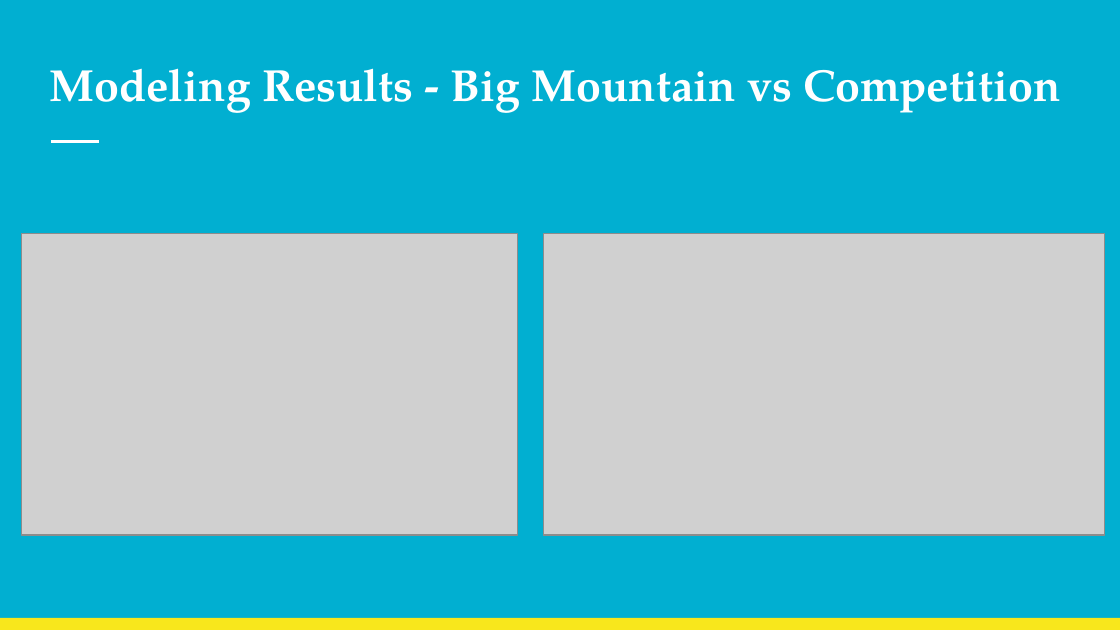
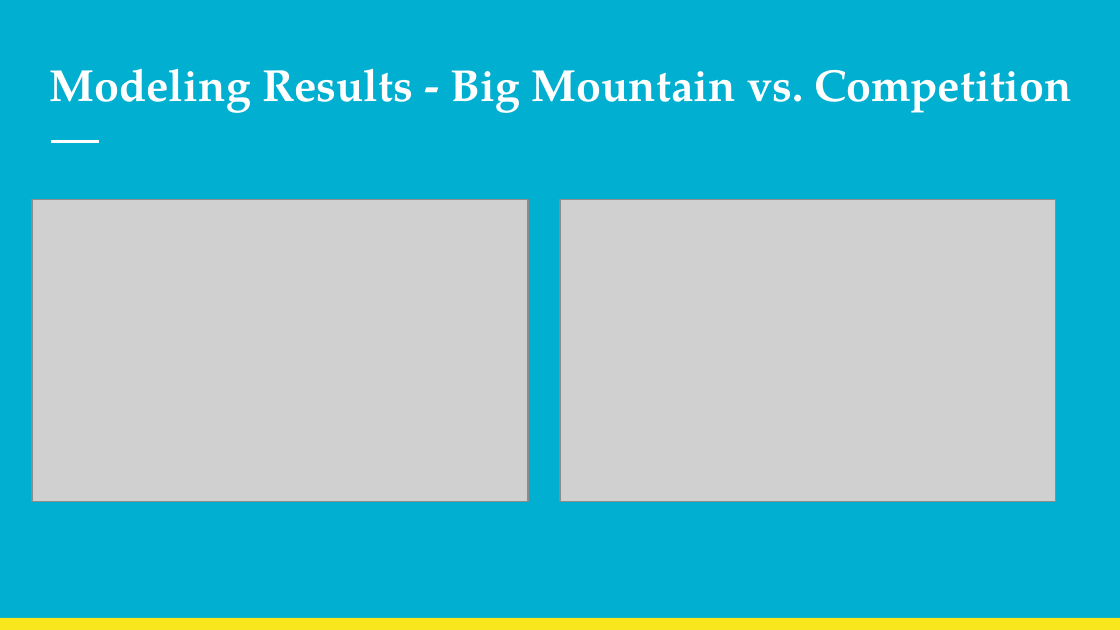
Before and after one commit to benjaminbellman/DataScienceGuidedCapstone, a slide deck: slide 6 of Big_Mountain_Resort_Pricing_Strategy.pptx. Drawn at 1120x630 pixels with LibreOffice and Linux fonts; fonts in the diff are those of the drawing; grey boxes stand for pictures. Boxes give left, top, right and bottom in pixels: in the first picture for what was removed or moved away, otherwise in the second. Text is boxed around its words. In the diff, an @@ line names an element or a change of style, - is before the commit and + after.

```diff
--- a/Big_Mountain_Resort_Pricing_Strategy.pptx
+++ b/Big_Mountain_Resort_Pricing_Strategy.pptx
@@ title at [49,68,1073,113]: text changed @@
-Modeling Results - Big Mountain vs Competition
+Modeling Results - Big Mountain vs. Competition
@@ picture: place and size @@
-picture at [21,233,517,534]
+picture at [32,199,529,501]
@@ picture: place and size @@
-picture at [543,233,1105,534]
+picture at [560,199,1056,501]
```
Also in this commit, not shown: 8 other slides changed, 1 slide added, 1 slide removed, 2 other files.
